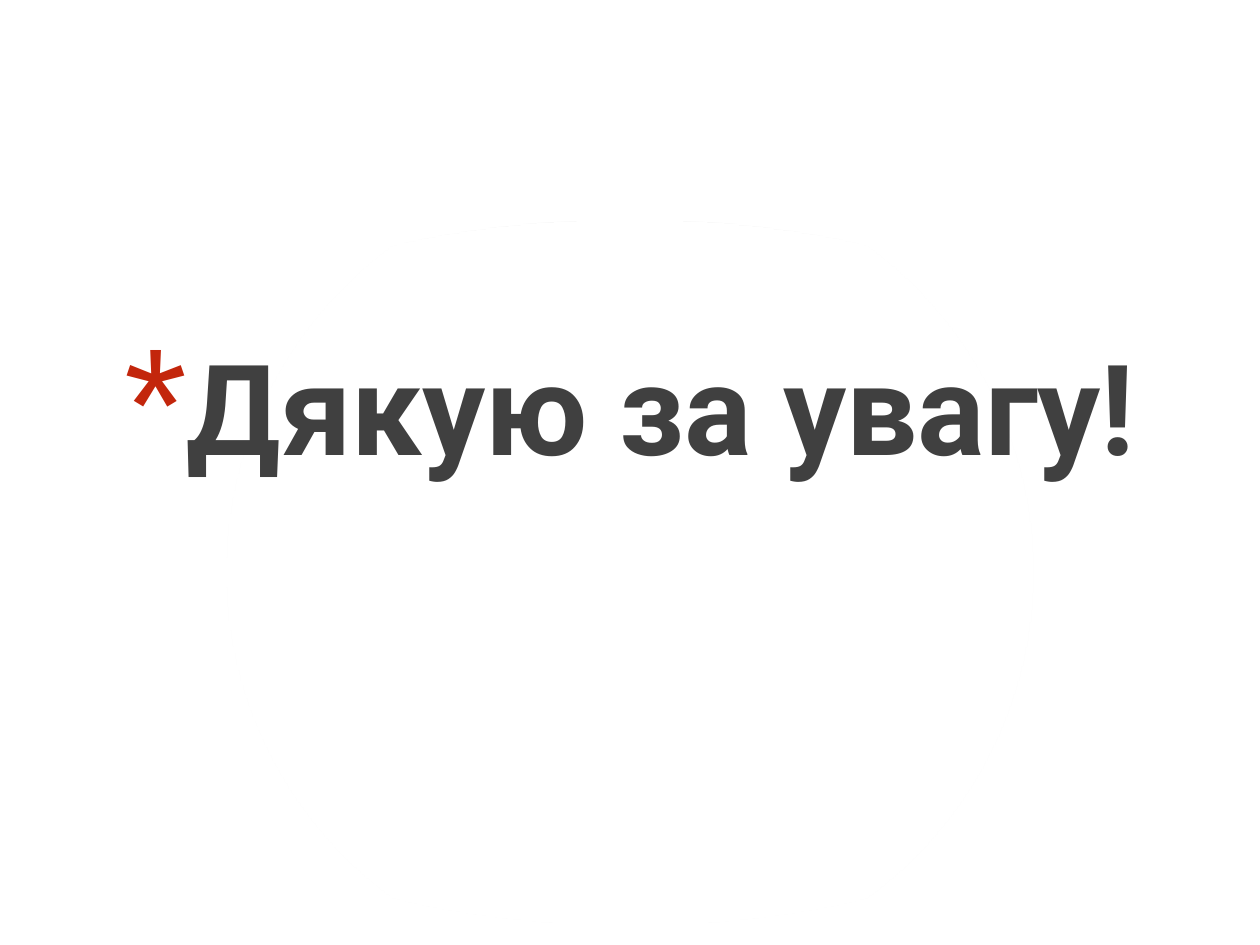
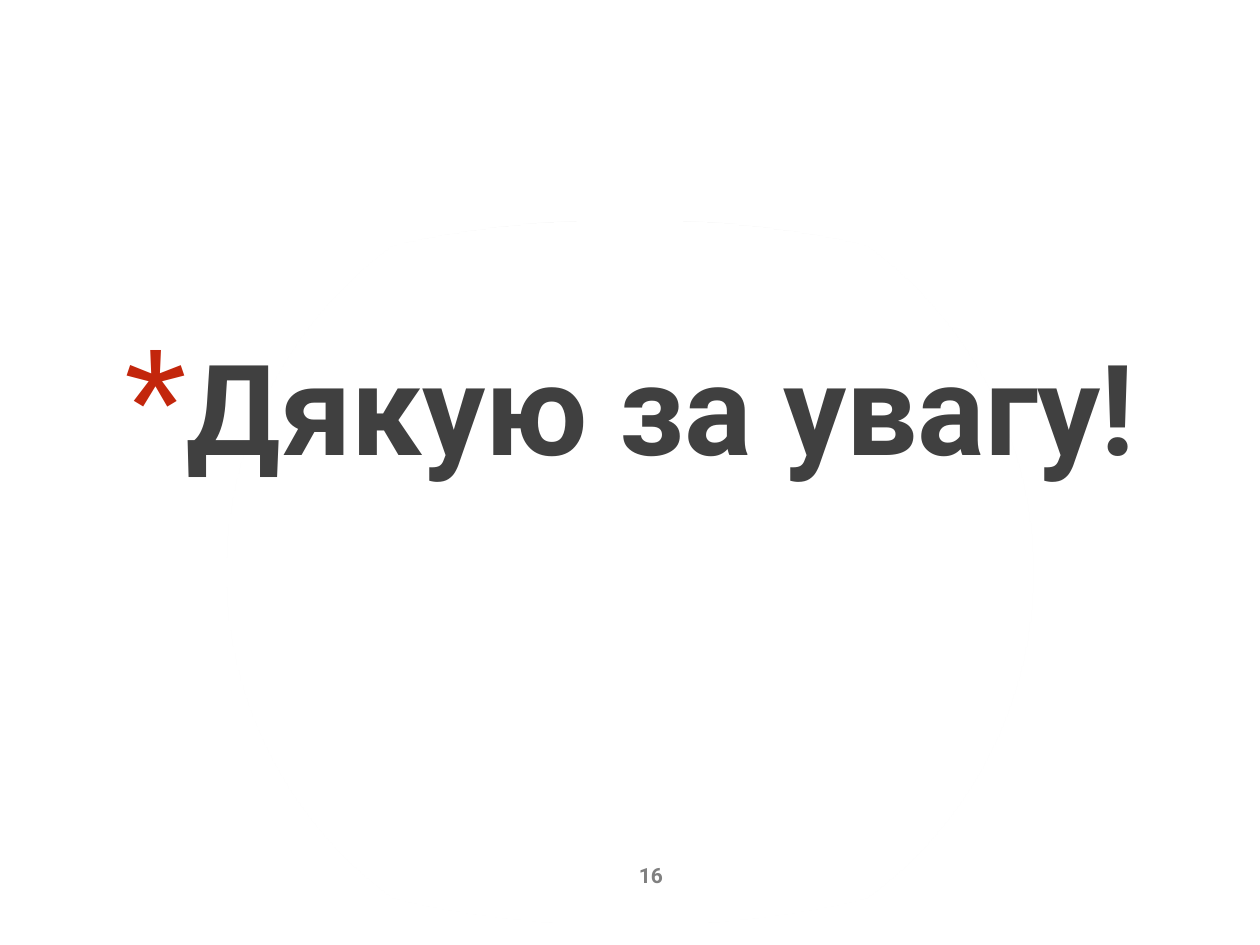
Before and after one commit to asdanilenk/Bakalavr, a slide deck: slide 16 of Diplom.pptx. Drawn at 1260x945 pixels with LibreOffice and Linux fonts; fonts in the diff are those of the drawing. Boxes give left, top, right and bottom in pixels: in the first picture for what was removed or moved away, otherwise in the second. Text is boxed around its words. In the diff, an @@ line names an element or a change of style, - is before the commit and + after.

```diff
--- a/Diplom.pptx
+++ b/Diplom.pptx
@@ page number added at <box>639,868,663,883</box>, 12 pt, text #808080, bold @@
+16
```
Also in this commit, not shown: 15 other slides changed, 1 other file.
